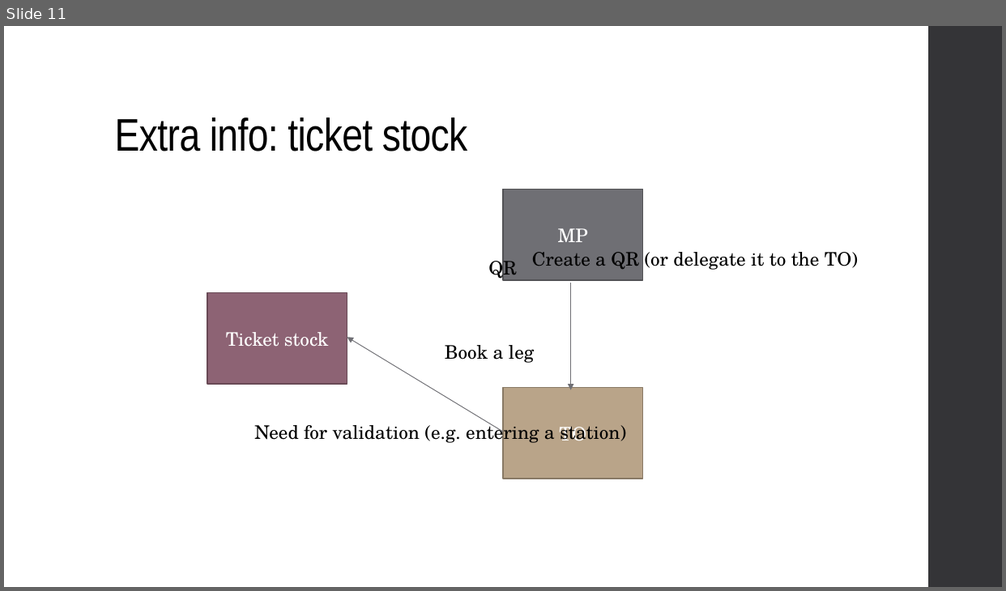
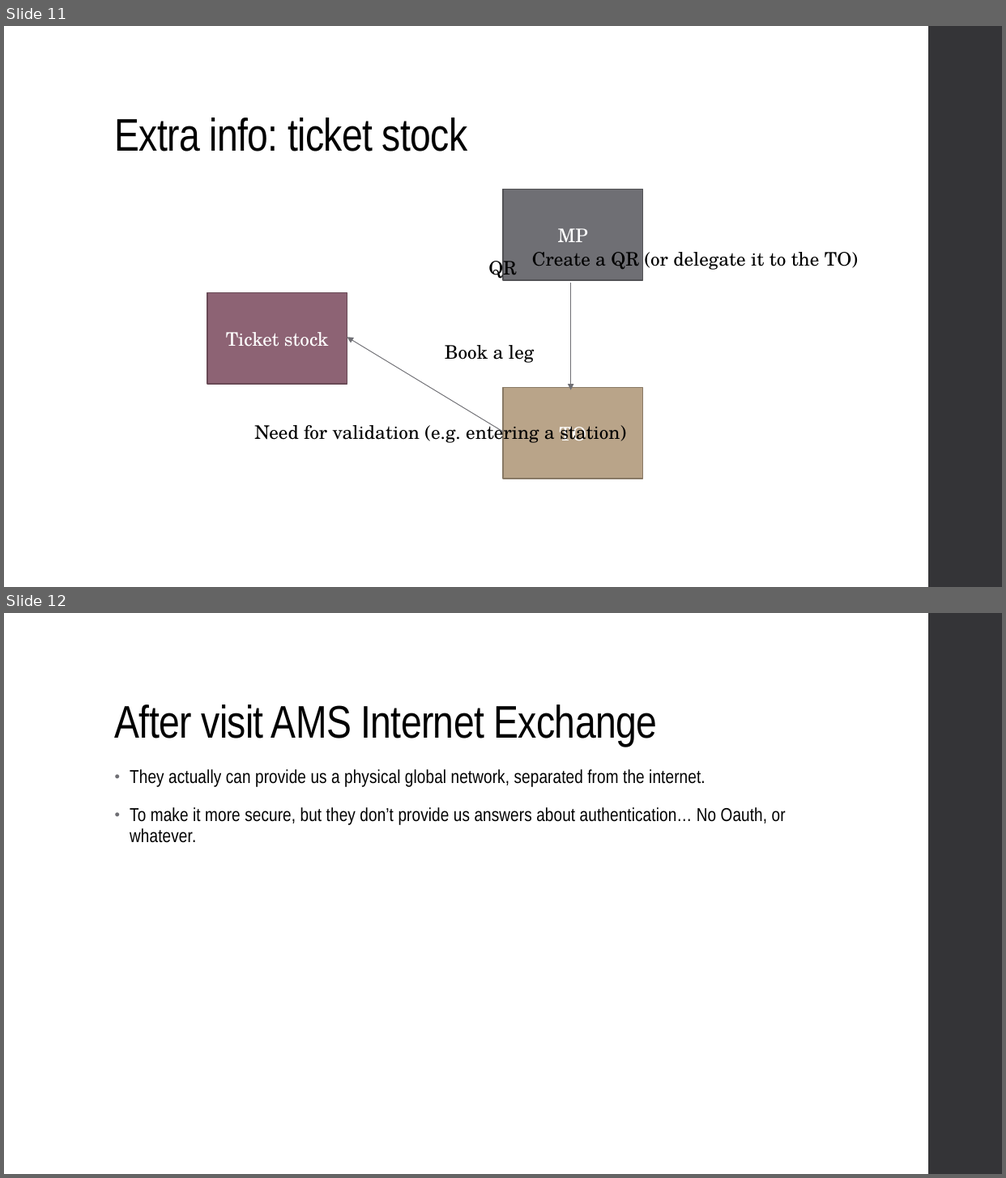
Before and after one commit to TOMP-WG/TOMP-API, a slide deck: documents/proposals/authentication.pptx. Shown one above the other, each under a label of ours: slide 11 before the commit, slides 11 and 12 after it. The pictures are 1006x591 and 1006x1178 pixels, drawn with LibreOffice and Linux fonts; fonts in the diff are those of the drawing; background and template pictures are left out. Boxes give left, top, right and bottom in pixels: in the first picture for what was removed or moved away, otherwise in the second. Text is boxed around its words. In the diff, an @@ line names an element or a change of style, - is before the commit and + after.

```diff
--- a/documents/proposals/authentication.pptx
+++ b/documents/proposals/authentication.pptx
@@ slide 12 added at (4, 613, 1002, 1174), background #FFFFFF; not listed: 1 template element that a slide beside it also shows @@
@@ title added at (115, 705, 658, 746), 44 pt, text #000000 @@
+After visit AMS Internet Exchange
@@ text added at (130, 769, 786, 843), 18 pt, text #000000 @@
+• They actually can provide us a physical global network, separated from the internet.
+• To make it more secure, but they don’t provide us answers about authentication… No Oauth, or whatever.
```
Also in this commit, not shown: 2 other files.
